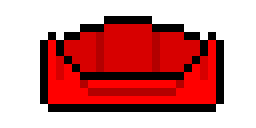
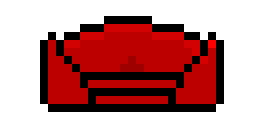
Comparing the layer stacks of the two (256, 128) images. Changes:
painted on "Layer 1" over [48, 24, 216, 104]
